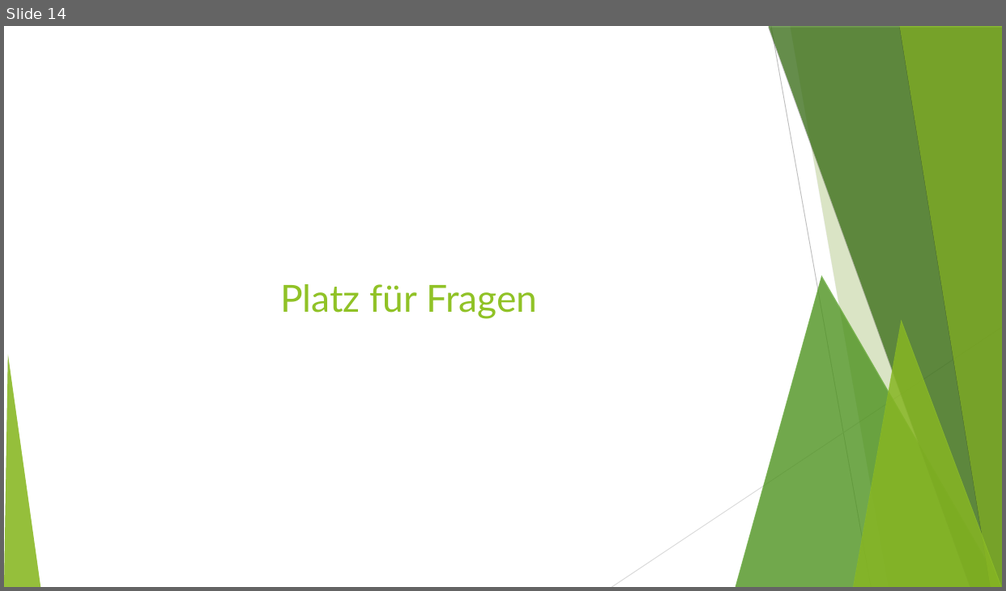
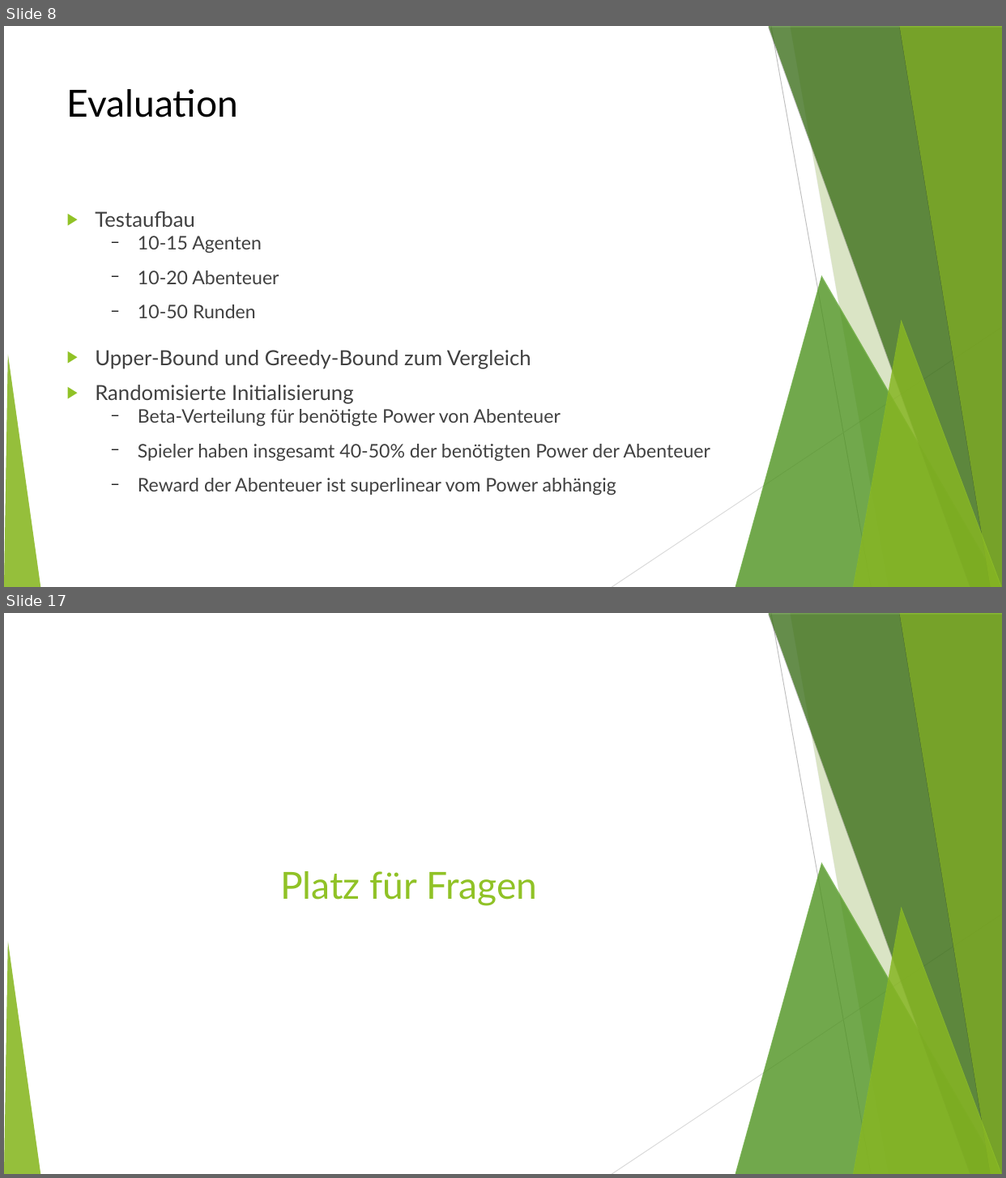
Before and after one commit to MFizz/AiF, a slide deck: Abschluss/alt.odp. Shown one above the other, each under a label of ours: slide 14 before the commit, slides 8 and 17 after it; the slides between them are not shown. The pictures are 1006x591 and 1006x1178 pixels, drawn with LibreOffice and Linux fonts; fonts in the diff are those of the drawing. Boxes give left, top, right and bottom in pixels: in the first picture for what was removed or moved away, otherwise in the second. Text is boxed around its words. In the diff, an @@ line names an element or a change of style, - is before the commit and + after.

```diff
--- a/Abschluss/alt.odp
+++ b/Abschluss/alt.odp
@@ slide 8 added at (4,26,1002,587), background #FFFFFF; not listed: 10 template elements that a slide beside it also shows @@
@@ title added at (67,89,239,118), 36 pt, text #000000 @@
+Evaluation
@@ text added at (95,211,710,495), 18 pt, text #404040 @@
+▶ Testaufbau
+  − 10-15 Agenten
+  − 10-20 Abenteuer
+  − 10-50 Runden
+▶ Upper-Bound und Greedy-Bound zum Vergleich
+▶ Randomisierte Initialisierung
+  − Beta-Verteilung für benötigte Power von Abenteuer
+  − Spieler haben insgesamt 40-50% der benötigten Power der Abenteuer
+  − Reward der Abenteuer ist superlinear vom Power abhängig
@@ what was slide 14 is now slide 17 @@
```
Also in this commit, not shown: 10 slides changed, 5 other slides added, 3 slides removed.
